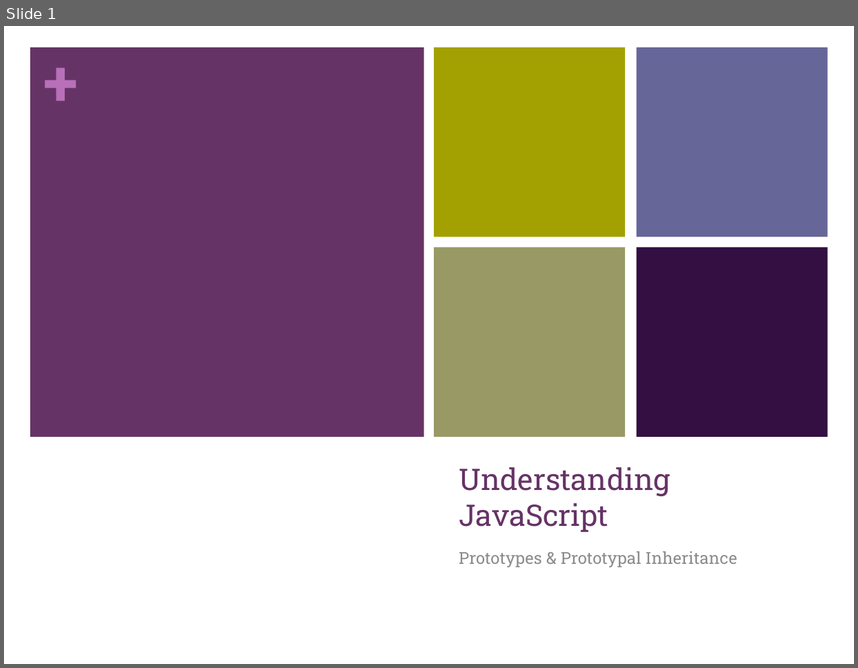
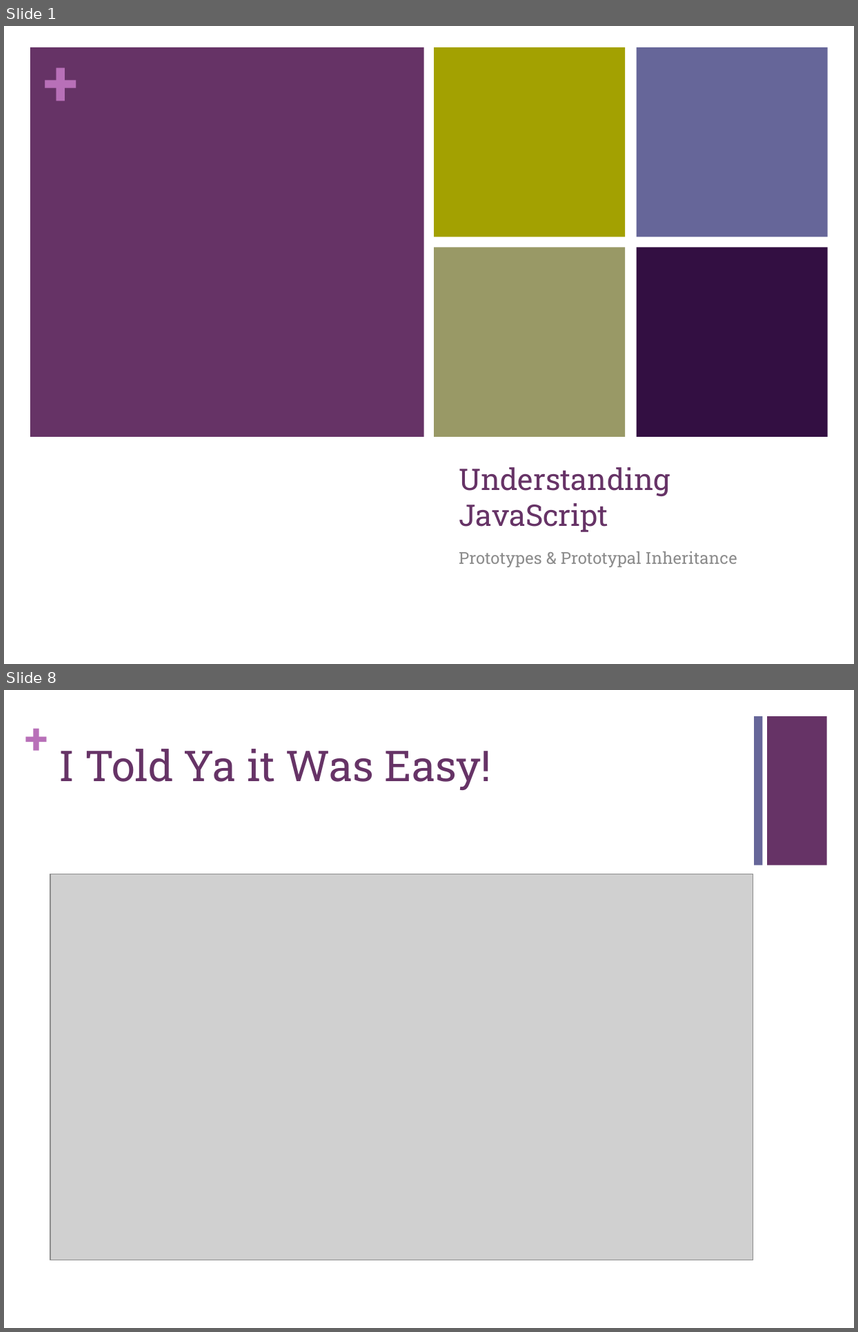
Before and after one commit to guyroyse/javascript-class, a slide deck: javascript/prototypes/Prototypal Inheritance.pptx. Shown one above the other, each under a label of ours: slide 1 before the commit, slides 1 and 8 after it; the slides between them are not shown. The pictures are 858x668 and 858x1332 pixels, drawn with LibreOffice and Linux fonts; fonts in the diff are those of the drawing; grey boxes stand for pictures. Boxes give left, top, right and bottom in pixels: in the first picture for what was removed or moved away, otherwise in the second. Text is boxed around its words. In the diff, an @@ line names an element or a change of style, - is before the commit and + after.

```diff
--- a/javascript/prototypes/Prototypal Inheritance.pptx
+++ b/javascript/prototypes/Prototypal Inheritance.pptx
@@ slide 8 added at bbox=[4, 690, 854, 1328], background #FFFFFF @@
@@ text added at bbox=[25, 711, 49, 763], 36 pt, text #B870B8, bold @@
++
@@ rectangle added at bbox=[754, 716, 762, 865], fill #666699 @@
@@ rectangle added at bbox=[767, 716, 827, 865], fill #663366 @@
@@ title added at bbox=[59, 749, 491, 790], 36 pt, text #663366 @@
+I Told Ya it Was Easy!
@@ picture added at bbox=[51, 874, 753, 1259] @@
```
Also in this commit, not shown: 7 other slides added, 11 other files.
